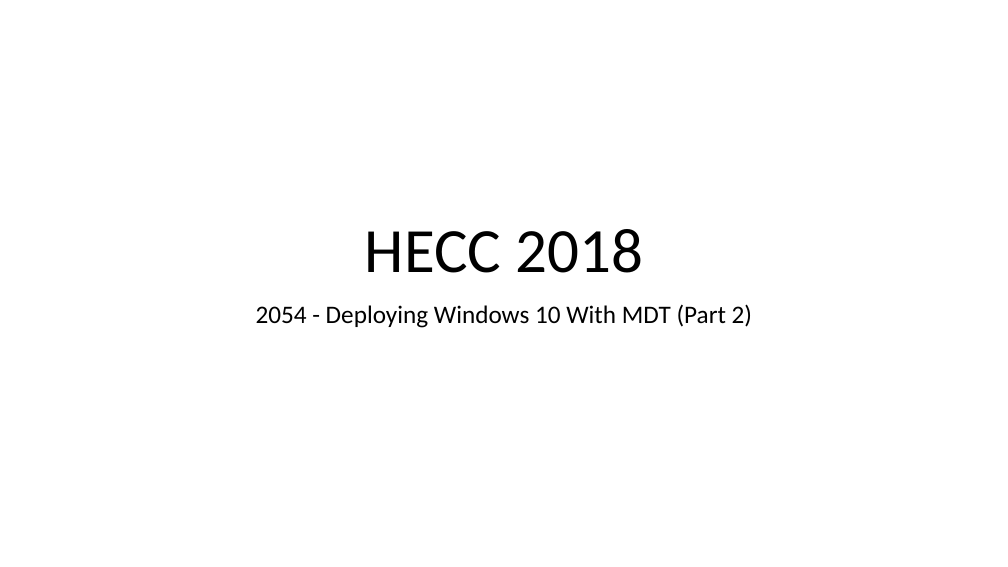
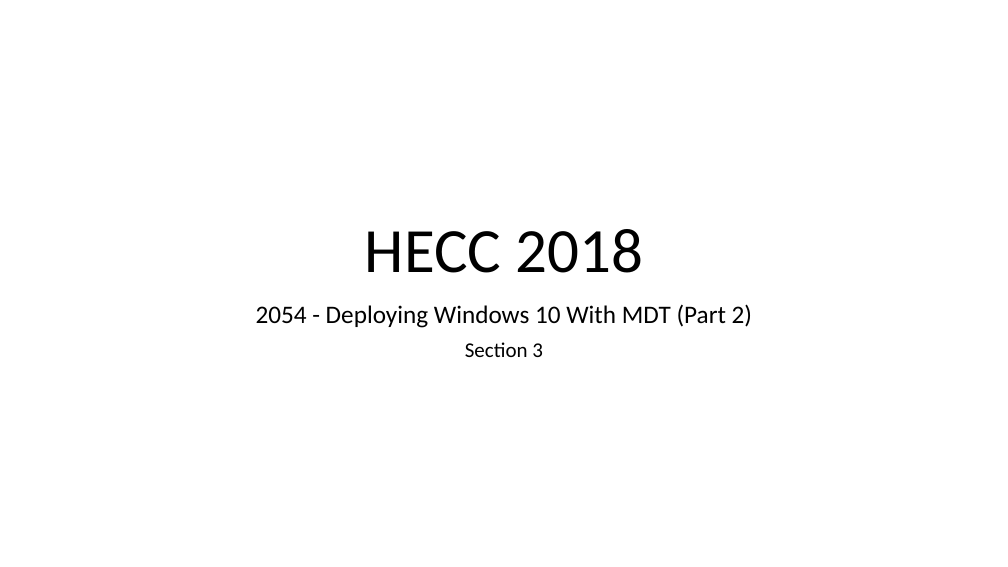
Before and after one commit to fydexx/HECC-2018, a slide deck: slide 1 of Part_02/Section03.pptx. Drawn at 1008x567 pixels with LibreOffice and Linux fonts; fonts in the diff are those of the drawing. Boxes give left, top, right and bottom in pixels: in the first picture for what was removed or moved away, otherwise in the second. Text is boxed around its words. In the diff, an @@ line names an element or a change of style, - is before the commit and + after.

```diff
--- a/Part_02/Section03.pptx
+++ b/Part_02/Section03.pptx
@@ subtitle at [465, 342, 543, 357]: paragraph added @@
+Section 3
```
Also in this commit, not shown: 1 slide added, 1 slide removed.
